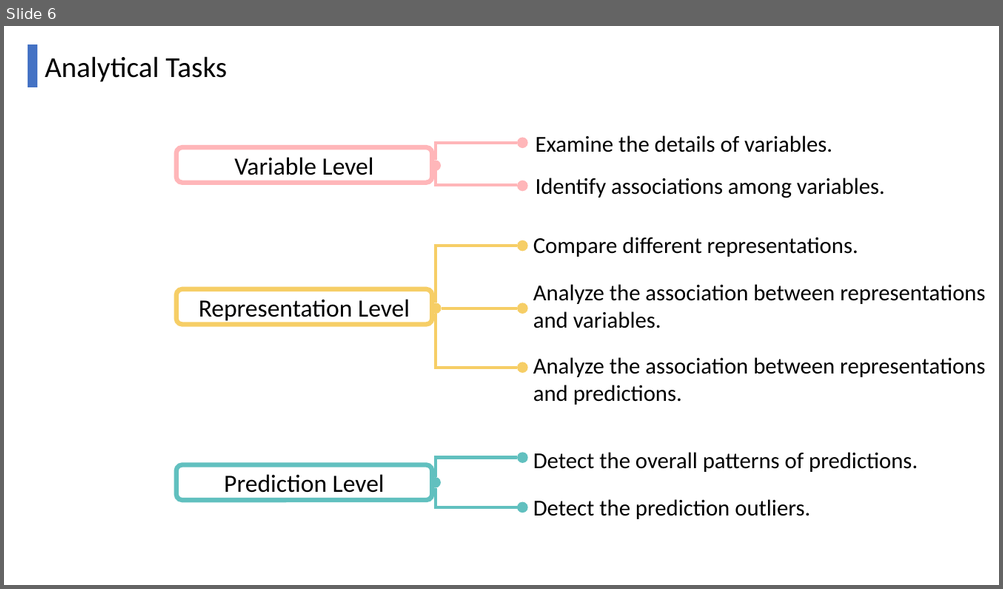
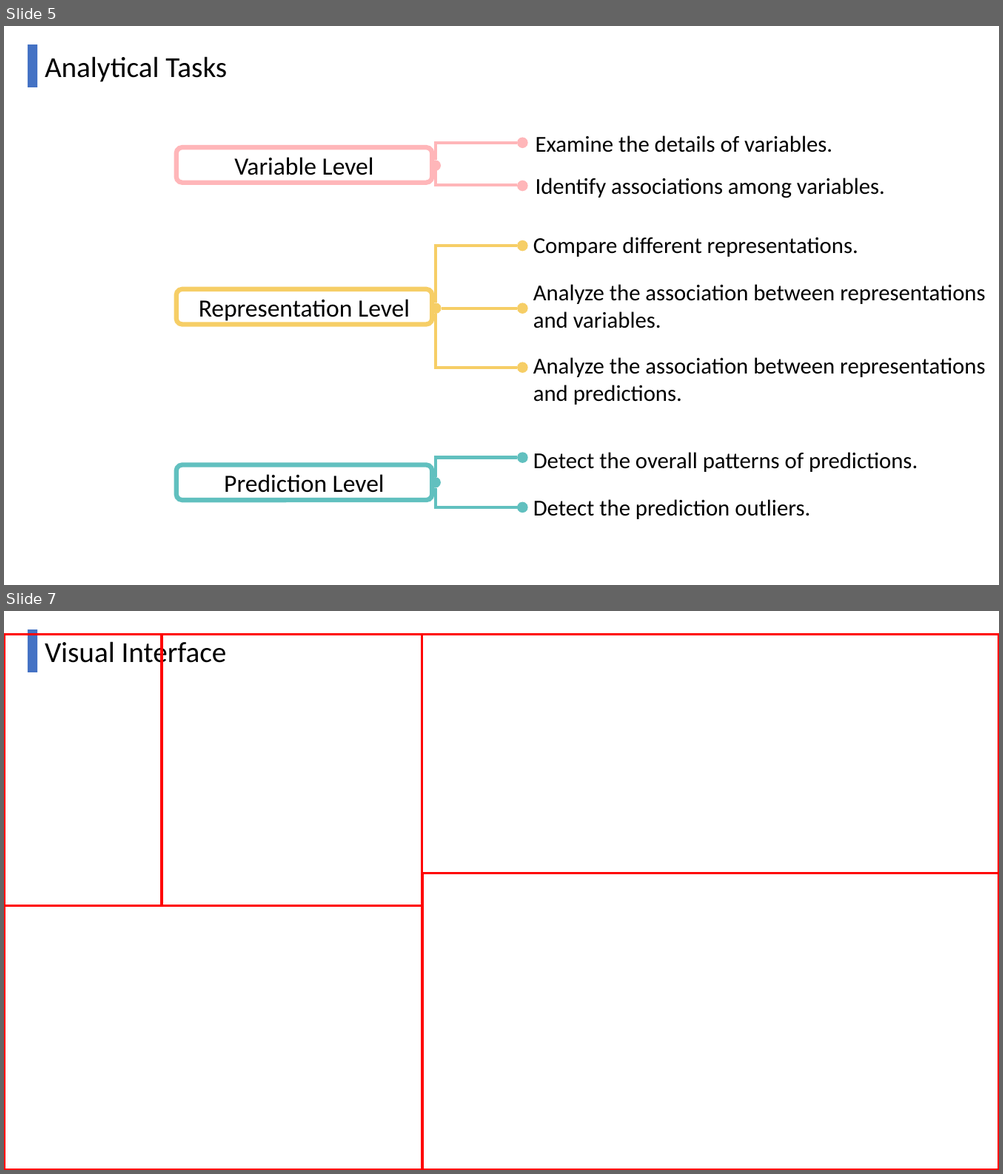
Before and after one commit to CatherineHao/Steerable-time-series-forecast, a slide deck: script(1).pptx. Shown one above the other, each under a label of ours: slide 6 before the commit, slides 5 and 7 after it; the slides between them are not shown. The pictures are 1003x589 and 1003x1174 pixels, drawn with LibreOffice and Linux fonts; fonts in the diff are those of the drawing; background and template pictures are left out. Boxes give left, top, right and bottom in pixels: in the first picture for what was removed or moved away, otherwise in the second. Text is boxed around its words. In the diff, an @@ line names an element or a change of style, - is before the commit and + after.

```diff
--- a/script(1).pptx
+++ b/script(1).pptx
@@ slide 7 added at <box>4,611,999,1170</box>, background picture (left out) @@
@@ rectangle added at <box>28,629,37,672</box>, fill #4472C4 @@
@@ rectangle added at <box>5,634,162,906</box>, outline #FF0000 2.25 pt @@
@@ text added at <box>45,638,227,669</box>, 28 pt, text #000000 @@
+Visual Interface
@@ rectangle added at <box>162,634,422,906</box>, outline #FF0000 2.25 pt @@
@@ rectangle added at <box>422,634,998,874</box>, outline #FF0000 2.25 pt @@
@@ rectangle added at <box>423,874,999,1170</box>, outline #FF0000 2.25 pt @@
@@ rectangle added at <box>5,906,422,1170</box>, outline #FF0000 2.25 pt @@
@@ what was slide 6 is now slide 5 @@
```
Also in this commit, not shown: 2 slides changed, 3 other slides added, 2 slides removed, 3 other files.
